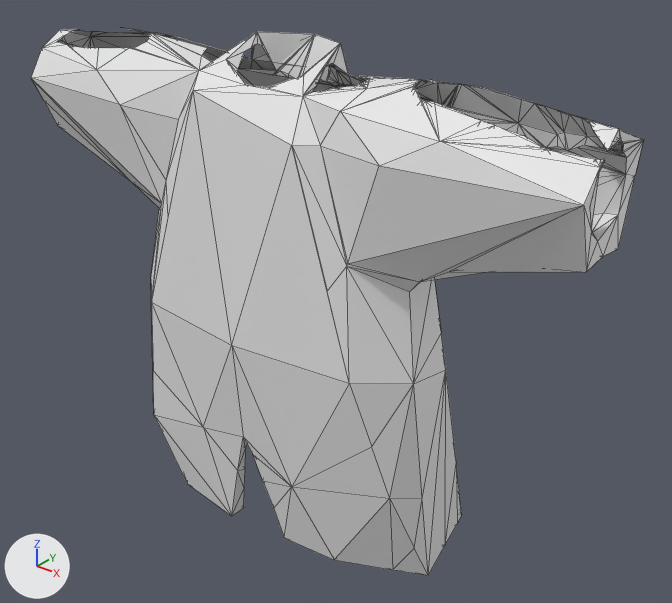
A saved change to the glTF model maybraid/assets/characters/clothes/body/libird_body/robe_coat.glb.
Camera for both pictures: a 50 mm lens placed at (2.04, -2.26, 1.52), pointed at (0.12, 0.13, 0.04). The lights are fixed; the arrows at lower left show +X, +Y and +Z. The older version comes first. Mesh edges are drawn as thin lines. Vertices at exactly the same position are counted once.

The scene before the commit, as lines of its bpy script (objects in view):
```python
me_icosphere_004 = bpy.data.meshes.new('Icosphere.004')
me_icosphere_004.from_pydata(...)  # 1197 vertices, 1872 faces; spans x -1.17..1.15, y -0.29..0.37, z -0.87..0.98
ob_longsleevecoat = bpy.data.objects.new('LongSleeveCoat', me_icosphere_004)
ob_longsleevecoat.location = (0.0, 0.0, 0.0)
```
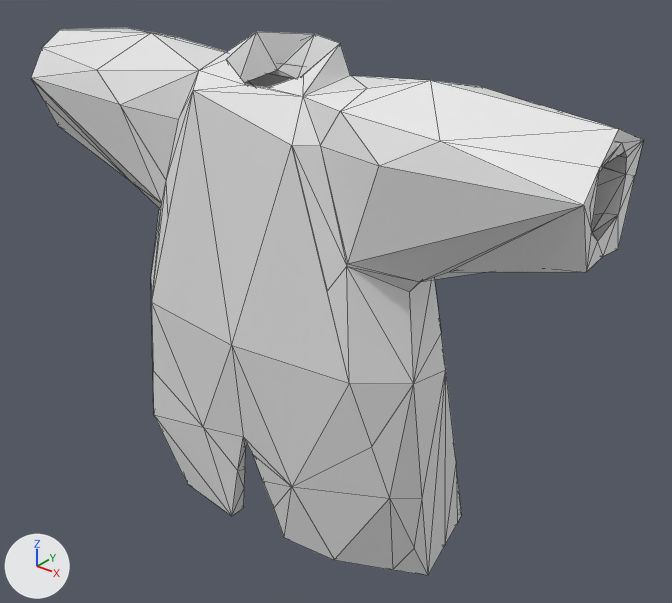
The change, as a list of edits to the scene's bpy script:
```text
Change me_icosphere_004:
    used by ob_longsleevecoat; location = (0.0, 0.0, 0.0)
    remove me_icosphere_004.from_pydata(...)  # 1197 vertices, 1872 faces; spans x -1.17..1.15, y -0.29..0.37, z -0.87..0.98
    add me_icosphere_004.from_pydata(...)  # 315 vertices, 638 faces; spans x -1.17..1.16, y -0.29..0.37, z -0.87..0.98
    me_icosphere_004 part 1: 3 vertices moved within x 0.33..0.6, y -0.05..0.08, z 0.86..0.94; 868 vertices removed from x -1.17..1.15, y -0.14..0.14, z 0.28..0.94; 15 vertices added at x -0.79..1.16, y -0.12..0.14, z 0.41..0.86
    other edits to the shape of me_icosphere_004 do not show in these pictures
```

Pixel boxes [x1, y1, x2, y2] of what changed, in the pictures (672 x 603 px):
part 1 of me_icosphere_004, built on: before [42, 28, 643, 185]; after [341, 75, 643, 171]
